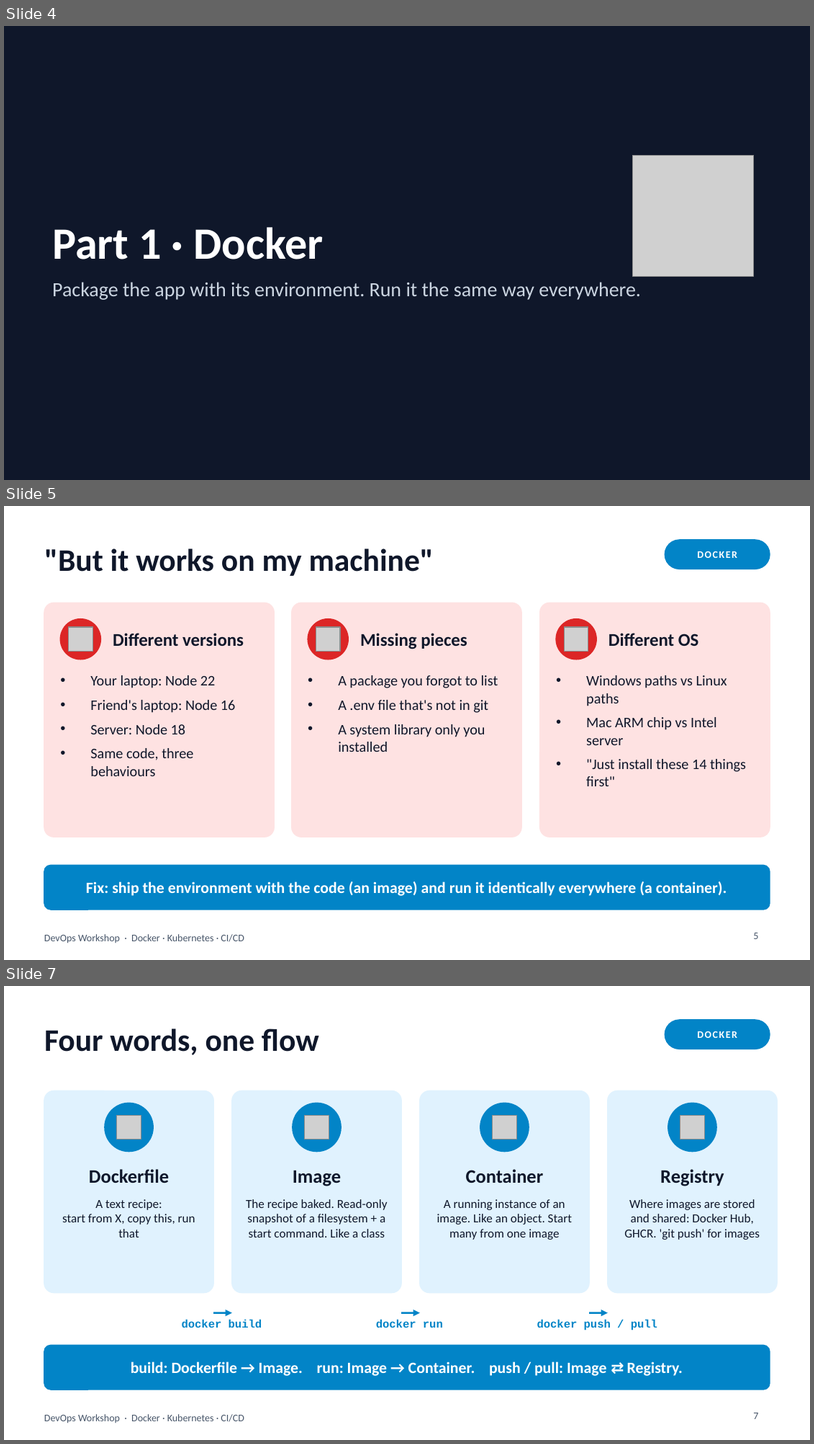
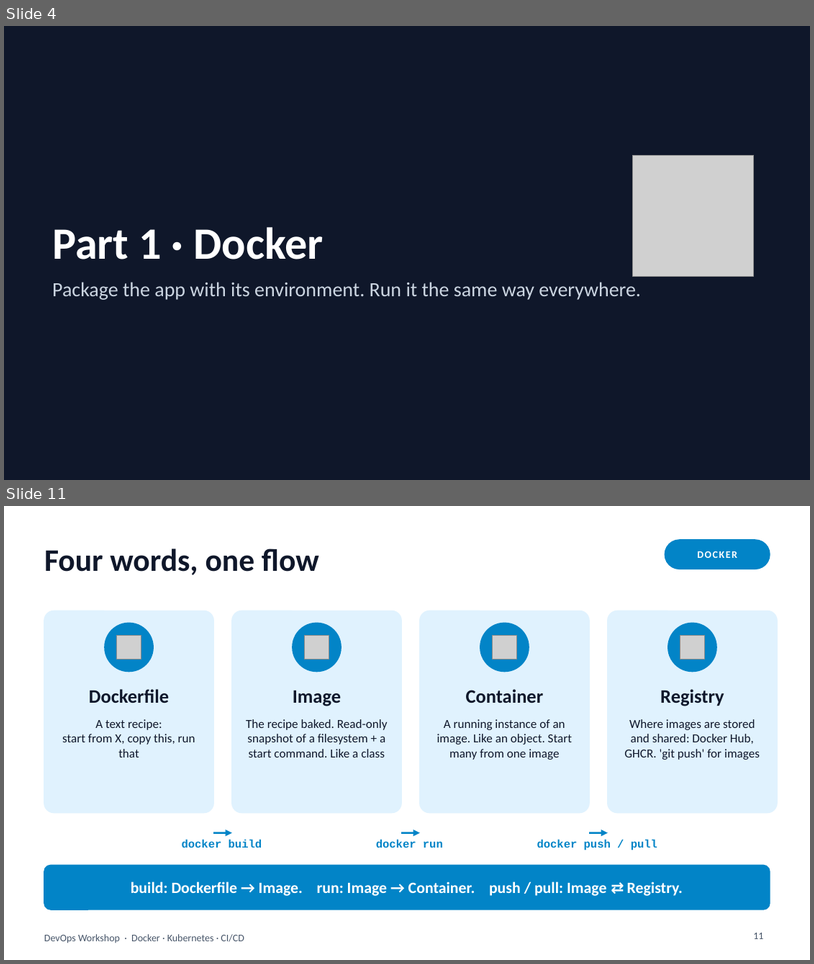
Before and after one commit to Atomiicradius/devops-session-10-26, a slide deck: slides/devops-workshop.pptx. Shown one above the other, each under a label of ours: slides 4, 5 and 7 before the commit, slides 4 and 11 after it; the slides between them are not shown. The pictures are 814x1444 and 814x964 pixels, drawn with LibreOffice and Linux fonts; fonts in the diff are those of the drawing; grey boxes stand for pictures. Boxes give left, top, right and bottom in pixels: in the first picture for what was removed or moved away, otherwise in the second. Text is boxed around its words. In the diff, an @@ line names an element or a change of style, - is before the commit and + after.

```diff
--- a/slides/devops-workshop.pptx
+++ b/slides/devops-workshop.pptx
@@ slide 5 removed at <box>4,506,810,960</box>, background #FFFFFF; not listed: 1 template element that a slide beside it also shows @@
@@ title removed at <box>44,548,434,576</box> @@
-"But it works on my machine"
@@ rounded rectangle removed at <box>665,540,770,569</box> @@
@@ text removed at <box>697,551,738,558</box> @@
-DOCKER
@@ rounded rectangle removed at <box>44,602,274,836</box> @@
@@ rounded rectangle removed at <box>292,602,522,836</box> @@
@@ rounded rectangle removed at <box>540,602,770,836</box> @@
@@ ellipse removed at <box>60,619,100,659</box> @@
@@ picture removed at <box>69,627,93,651</box> @@
@@ text removed at <box>113,633,244,646</box> @@
-Different versions
@@ ellipse removed at <box>308,619,348,659</box> @@
@@ picture removed at <box>316,627,340,651</box> @@
@@ text removed at <box>360,633,468,649</box> @@
-Missing pieces
@@ ellipse removed at <box>556,619,597,659</box> @@
@@ picture removed at <box>564,627,589,651</box> @@
@@ text removed at <box>609,633,700,646</box> @@
-Different OS
@@ text removed at <box>90,675,235,776</box> @@
-• Your laptop: Node 22
-• Friend's laptop: Node 16
-• Server: Node 18
-• Same code, three behaviours
@@ text removed at <box>338,675,499,752</box> @@
-• A package you forgot to list
-• A .env file that's not in git
-• A system library only you installed
@@ text removed at <box>586,675,746,786</box> @@
-• Windows paths vs Linux paths
-• Mac ARM chip vs Intel server
-• "Just install these 14 things first"
@@ rounded rectangle removed at <box>44,865,770,909</box> @@
@@ text removed at <box>86,881,728,896</box> @@
-Fix: ship the environment with the code (an image) and run it identically everywhere (a container).
@@ page number removed at <box>754,932,759,939</box> @@
-5
@@ what was slide 7 is now slide 11 @@
@@ page number at <box>754,932,764,939</box>: text changed @@
-7
+11
```
Also in this commit, not shown: 7 slides changed, 9 slides added, 2 other files.
